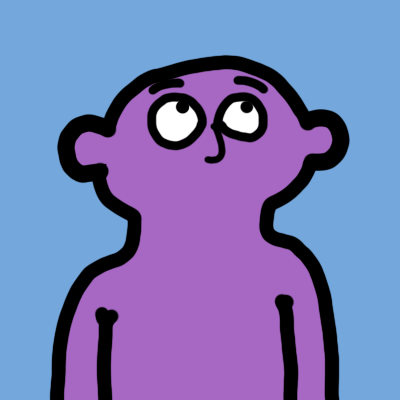
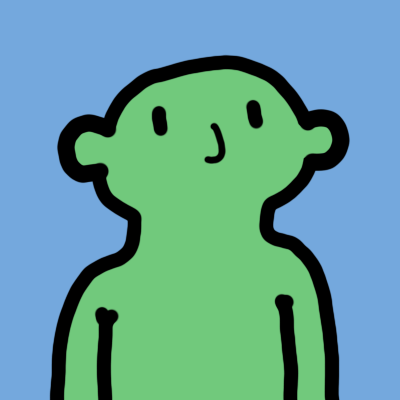
Revision of a layered 400 × 400 image; what changed, layer by layer:
added layer "ojos normales" in group "ojos" over bbox(151, 99, 264, 137)
hid "ojos grandes[3]#nariz:peque" over bbox(146, 74, 270, 151)
hid "orejas#color:rosa" over bbox(74, 108, 333, 184)
showed "orejas#color:verde" over bbox(74, 108, 333, 184)
hid "base#color:rosa" over bbox(63, 69, 333, 400)
showed "base#color:verde" over bbox(63, 69, 333, 400)
